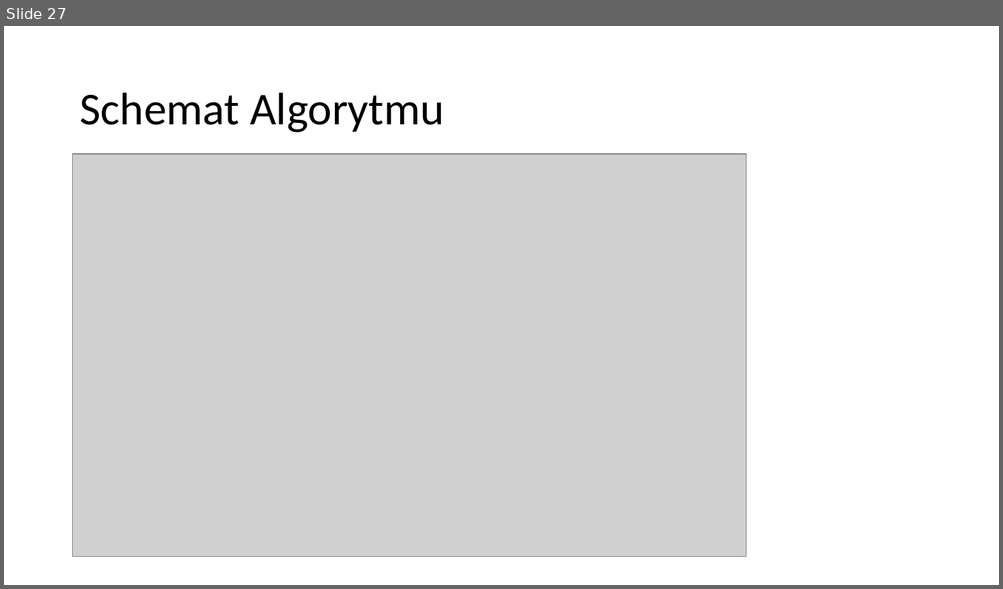
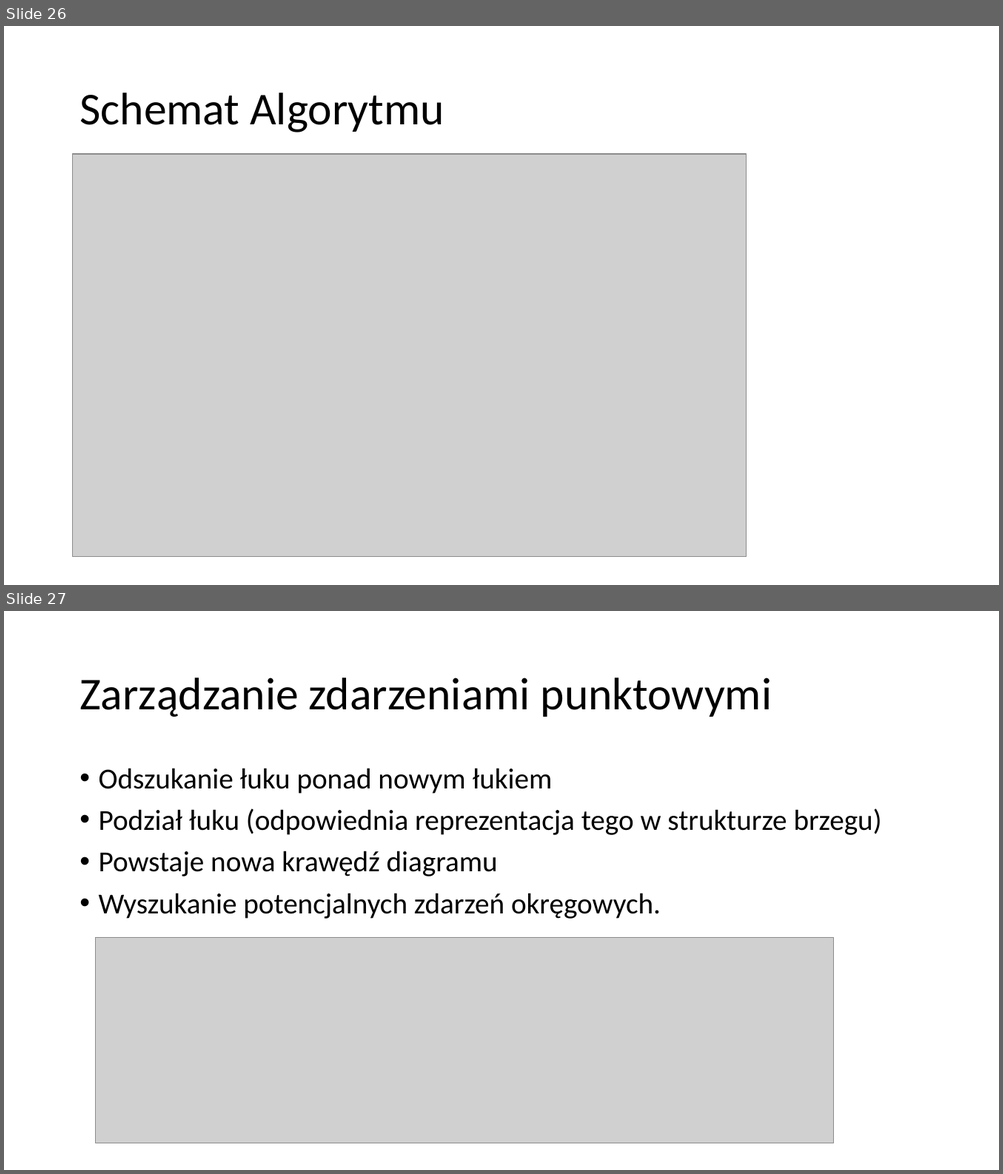
Before and after one commit to baramundi666/Voronoi-Diagram-Project-2023-24, a slide deck: Wieloboki_Voronoi.pptx. Shown one above the other, each under a label of ours: slide 27 before the commit, slides 26 and 27 after it. The pictures are 1003x589 and 1003x1174 pixels, drawn with LibreOffice and Linux fonts; fonts in the diff are those of the drawing; grey boxes stand for pictures. Boxes give left, top, right and bottom in pixels: in the first picture for what was removed or moved away, otherwise in the second. Text is boxed around its words. In the diff, an @@ line names an element or a change of style, - is before the commit and + after.

```diff
--- a/Wieloboki_Voronoi.pptx
+++ b/Wieloboki_Voronoi.pptx
@@ slide 27 added at (x1=4, y1=611, x2=999, y2=1170), background #FFFFFF @@
@@ title added at (x1=79, y1=678, x2=772, y2=717), 44 pt, text #000000 @@
+Zarządzanie zdarzeniami punktowymi
@@ text added at (x1=99, y1=768, x2=882, y2=919), 28 pt, text #000000 @@
+• Odszukanie łuku ponad nowym łukiem
+• Podział łuku (odpowiednia reprezentacja tego w strukturze brzegu)
+• Powstaje nowa krawędź diagramu
+• Wyszukanie potencjalnych zdarzeń okręgowych.
@@ picture added at (x1=96, y1=938, x2=834, y2=1144) @@
@@ what was slide 27 is now slide 26 @@
```
Also in this commit, not shown: 2 other slides added.
